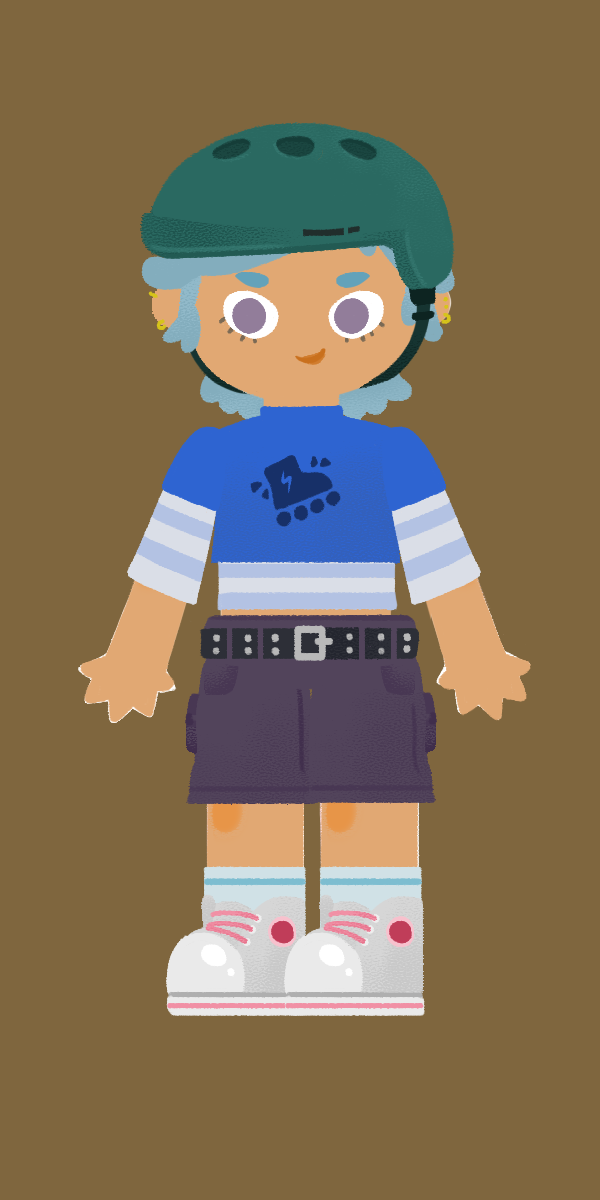
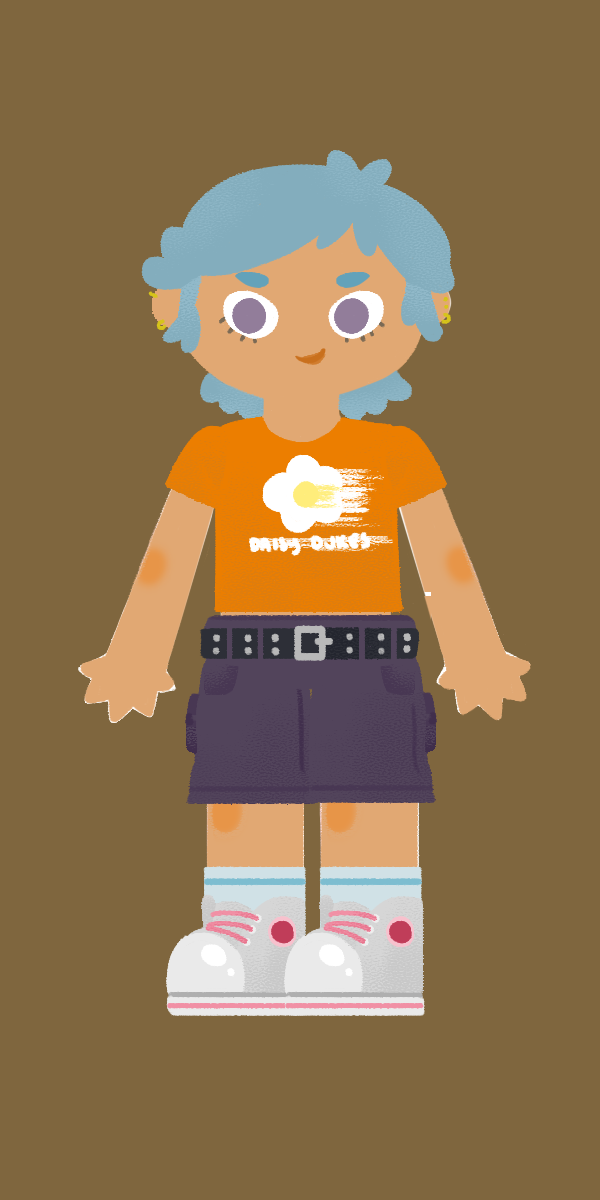
Revision of a layered 600x1200 image; what changed, layer by layer:
added group "DD_MessUp_Shjrt" with 3 layers above "DD_CleanShirt" over [165, 416, 447, 613]
added layer "DD Mess_R_Arm" in group "DD_MessUp_Shjrt" over [380, 425, 447, 512]
added layer "DD Mess_L_Arm" in group "DD_MessUp_Shjrt" over [165, 425, 232, 512]
added layer "DD_MessShirt_Torso" in group "DD_MessUp_Shjrt" over [214, 416, 404, 613]
hid "Helmet" over [140, 122, 455, 395]
hid "Rex_R_Arm" over [381, 426, 481, 622]
hid "Rex_L_Arm" over [127, 426, 227, 622]
hid "Rex_Torso" over [211, 405, 401, 611]
